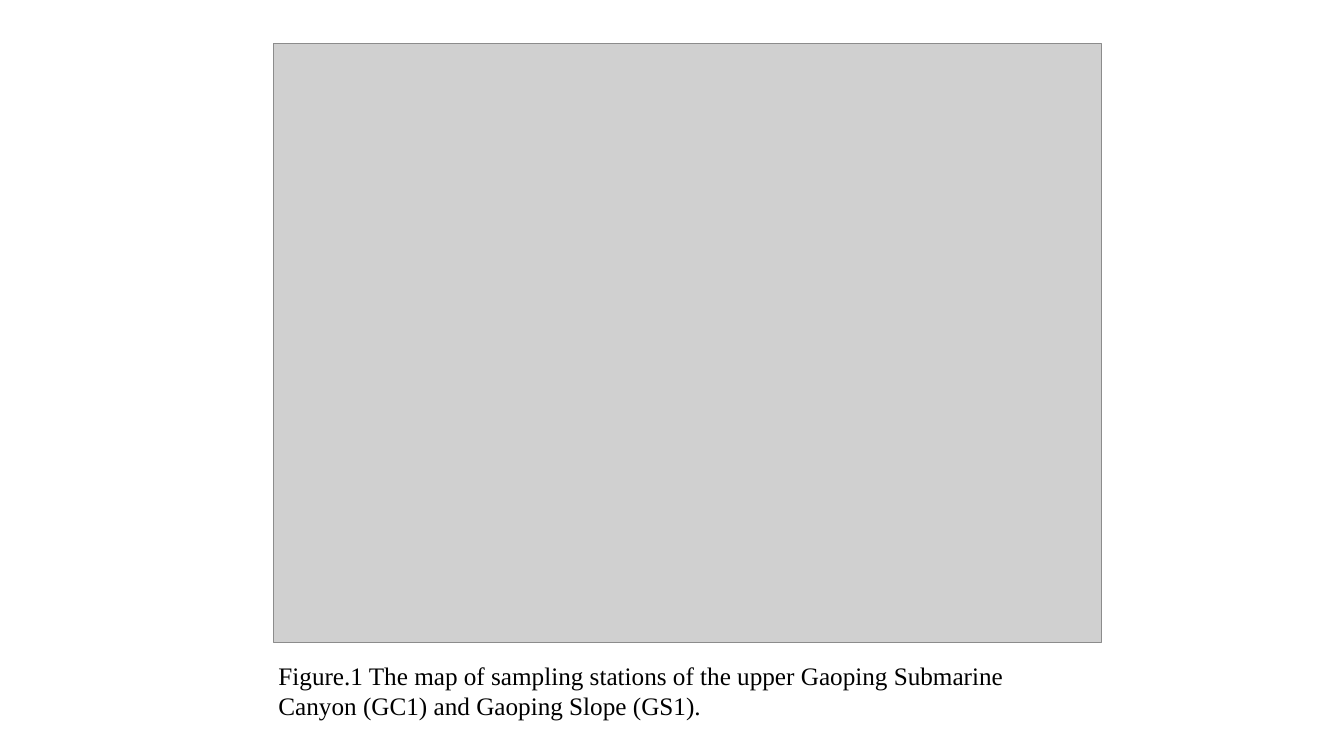
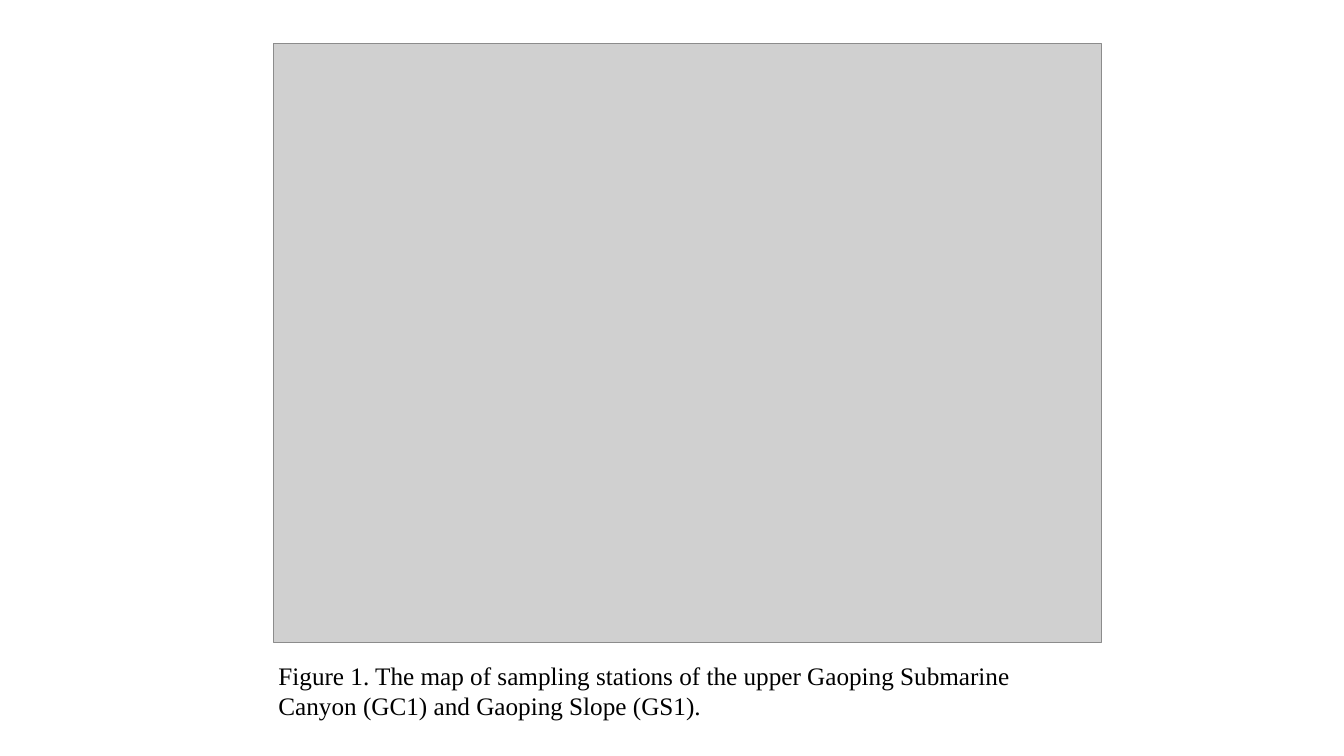
Before and after one commit to chueh1115/GPSC_data, a slide deck: slide 2 of context/thesis_fig.pptx. Drawn at 1344x756 pixels with LibreOffice and Linux fonts; fonts in the diff are those of the drawing; grey boxes stand for pictures. Boxes give left, top, right and bottom in pixels: in the first picture for what was removed or moved away, otherwise in the second. Text is boxed around its words. In the diff, an @@ line names an element or a change of style, - is before the commit and + after.

```diff
--- a/context/thesis_fig.pptx
+++ b/context/thesis_fig.pptx
@@ text at box(278, 667, 1009, 721): text changed @@
-Figure.1 The map of sampling stations of the upper Gaoping Submarine Canyon (GC1) and Gaoping Slope (GS1).
+Figure 1. The map of sampling stations of the upper Gaoping Submarine Canyon (GC1) and Gaoping Slope (GS1).
```
Also in this commit, not shown: 16 other slides changed, 14 slides added, 13 slides removed.
